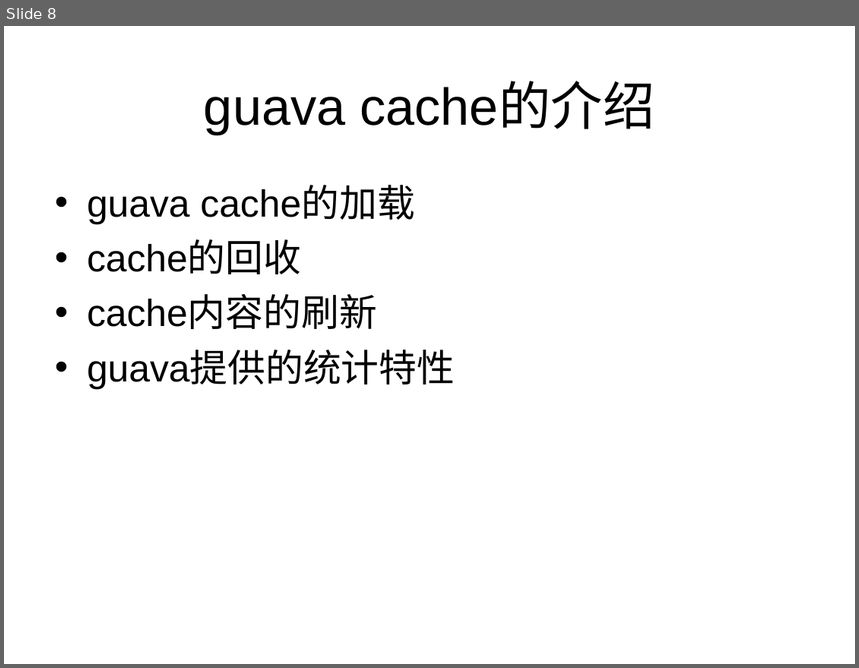
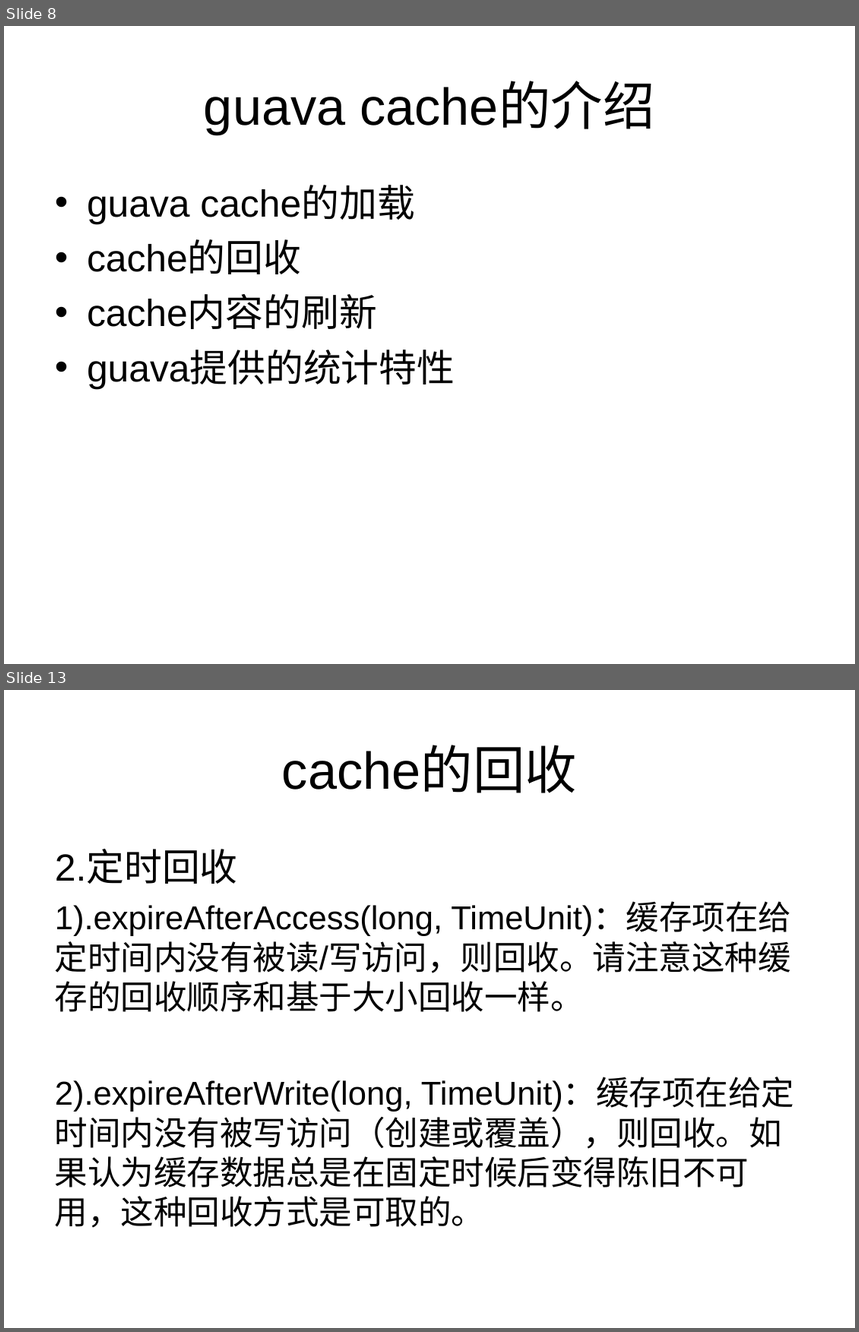
Before and after one commit to track-123/cache, a slide deck: 堆内缓存.ppt. Shown one above the other, each under a label of ours: slide 8 before the commit, slides 8 and 13 after it; the slides between them are not shown. The pictures are 859x668 and 859x1332 pixels, drawn with LibreOffice and Linux fonts; fonts in the diff are those of the drawing. Boxes give left, top, right and bottom in pixels: in the first picture for what was removed or moved away, otherwise in the second. Text is boxed around its words. In the diff, an @@ line names an element or a change of style, - is before the commit and + after.

```diff
--- a/堆内缓存.ppt
+++ b/堆内缓存.ppt
@@ slide 13 added at bbox=[4, 690, 855, 1328], background #FFFFFF @@
@@ title added at bbox=[282, 748, 577, 793], 44 pt, text #000000 @@
+cache的回收
@@ text added at bbox=[55, 850, 794, 1228], 28 pt, text #000000 @@
+2.定时回收
+1).expireAfterAccess(long, TimeUnit)：缓存项在给定时间内没有被读/写访问，则回收。请注意这种缓存的回收顺序和基于大小回收一样。
+2).expireAfterWrite(long, TimeUnit)：缓存项在给定时间内没有被写访问（创建或覆盖），则回收。如果认为缓存数据总是在固定时候后变得陈旧不可用，这种回收方式是可取的。
```
Also in this commit, not shown: 6 slides changed, 4 other slides added, 1 slide removed.
